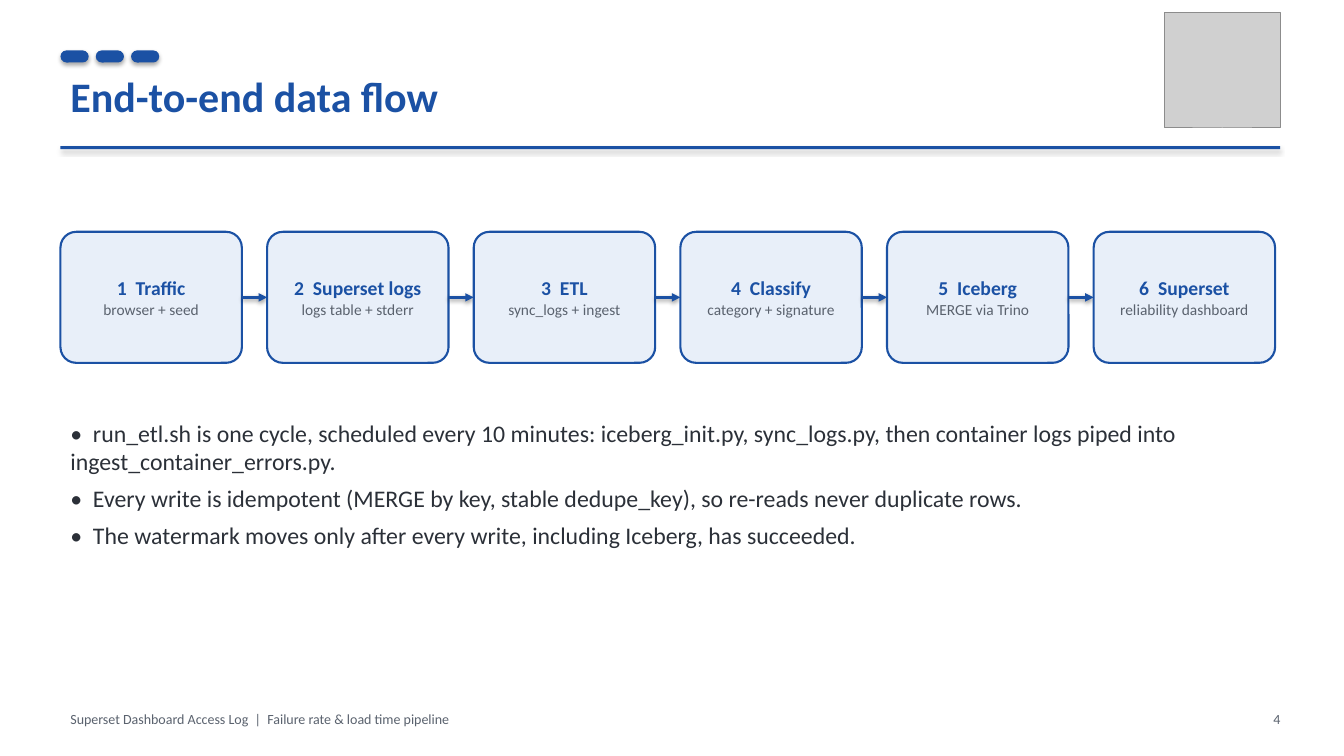
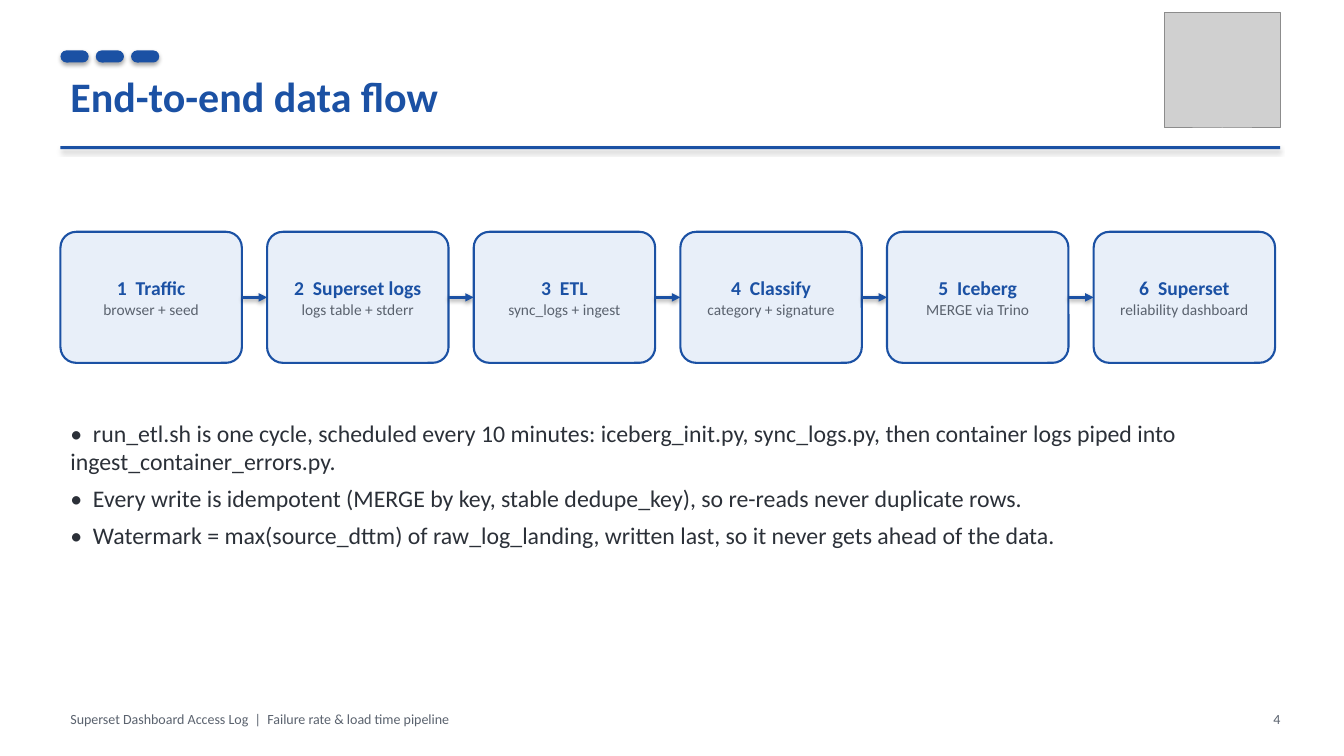
Before and after one commit to Mo-Khaled/Superset-Access-Log, a slide deck: slide 4 of docs/SCB_Pipeline_Flow.pptx. Drawn at 1344x756 pixels with LibreOffice and Linux fonts; fonts in the diff are those of the drawing; grey boxes stand for pictures. Boxes give left, top, right and bottom in pixels: in the first picture for what was removed or moved away, otherwise in the second. Text is boxed around its words. In the diff, an @@ line names an element or a change of style, - is before the commit and + after.

```diff
--- a/docs/SCB_Pipeline_Flow.pptx
+++ b/docs/SCB_Pipeline_Flow.pptx
@@ text at bbox=[93, 526, 1055, 548]: text changed @@
-• The watermark moves only after every write, including Iceberg, has succeeded.
+• Watermark = max(source_dttm) of raw_log_landing, written last, so it never gets ahead of the data.
```
Also in this commit, not shown: 6 other slides changed, 36 other files.
